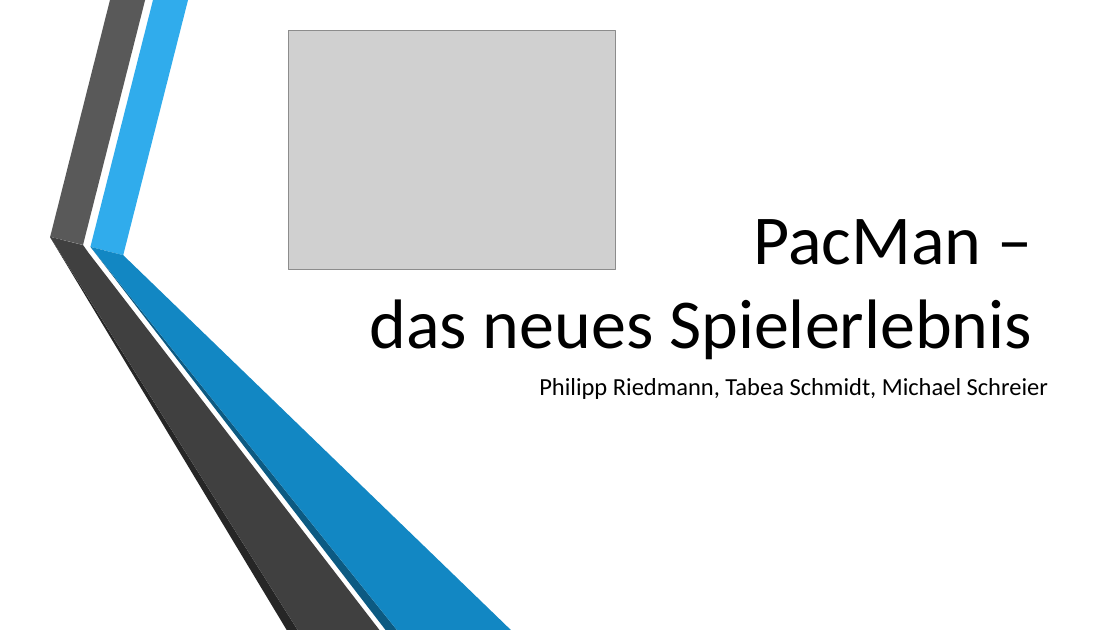
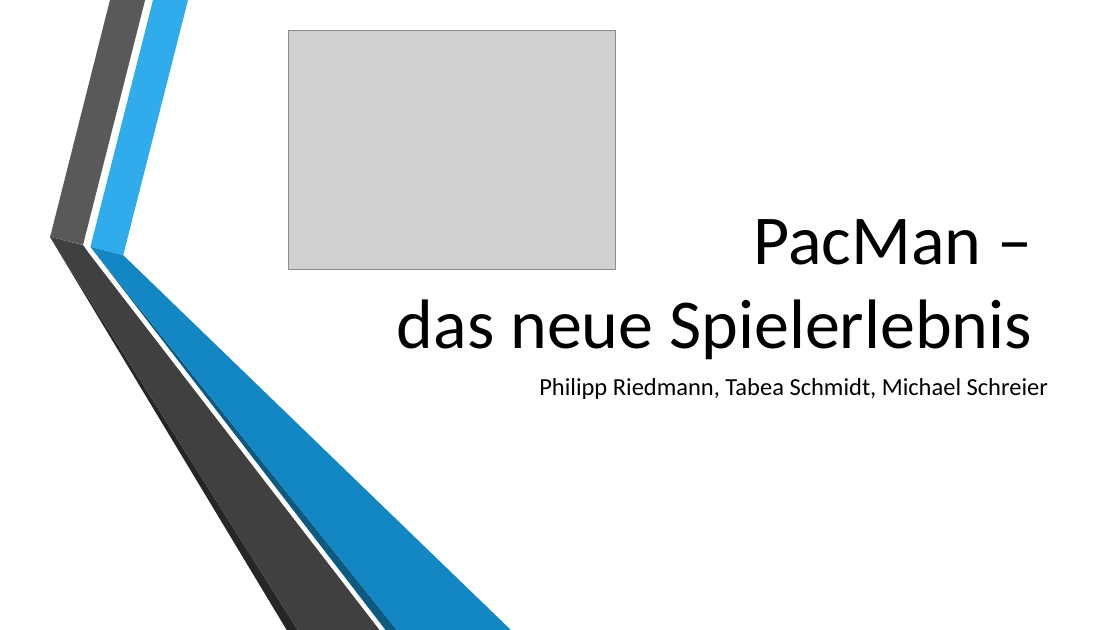
Before and after one commit to SweetyGott/HCIMonster, a slide deck: slide 1 of Projekt/presentation.pptx. Drawn at 1120x630 pixels with LibreOffice and Linux fonts; fonts in the diff are those of the drawing; grey boxes stand for pictures; background and template pictures are left out. Boxes give left, top, right and bottom in pixels: in the first picture for what was removed or moved away, otherwise in the second. Text is boxed around its words. In the diff, an @@ line names an element or a change of style, - is before the commit and + after.

```diff
--- a/Projekt/presentation.pptx
+++ b/Projekt/presentation.pptx
@@ title at (397, 219, 1032, 360): text changed @@
-PacMan –
-das neues Spielerlebnis
+PacMan –
+das neue Spielerlebnis
```
Also in this commit, not shown: 4 other slides changed.
